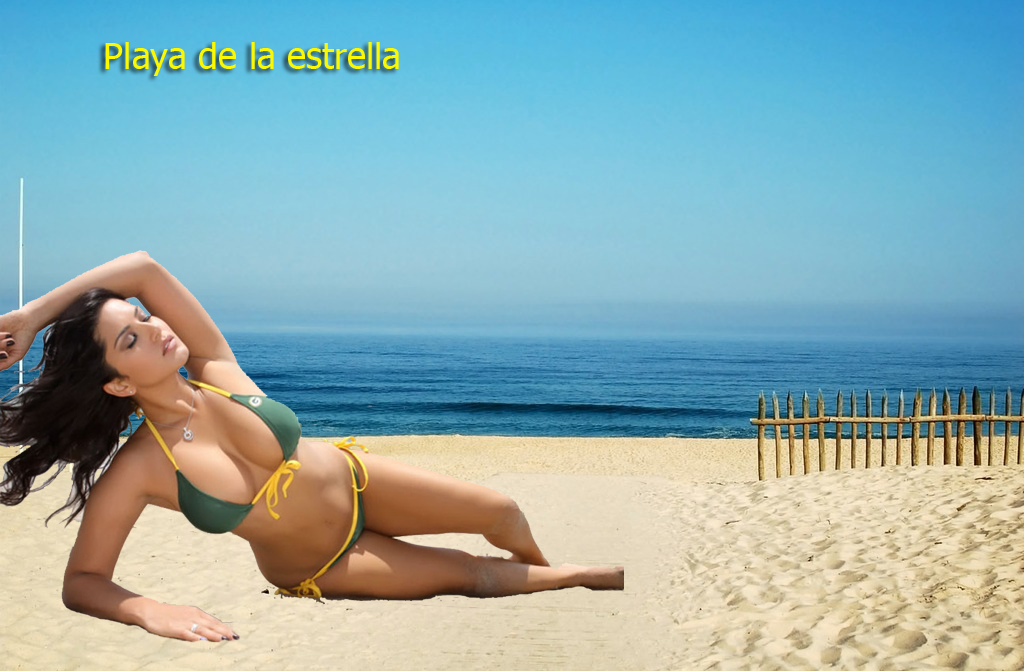
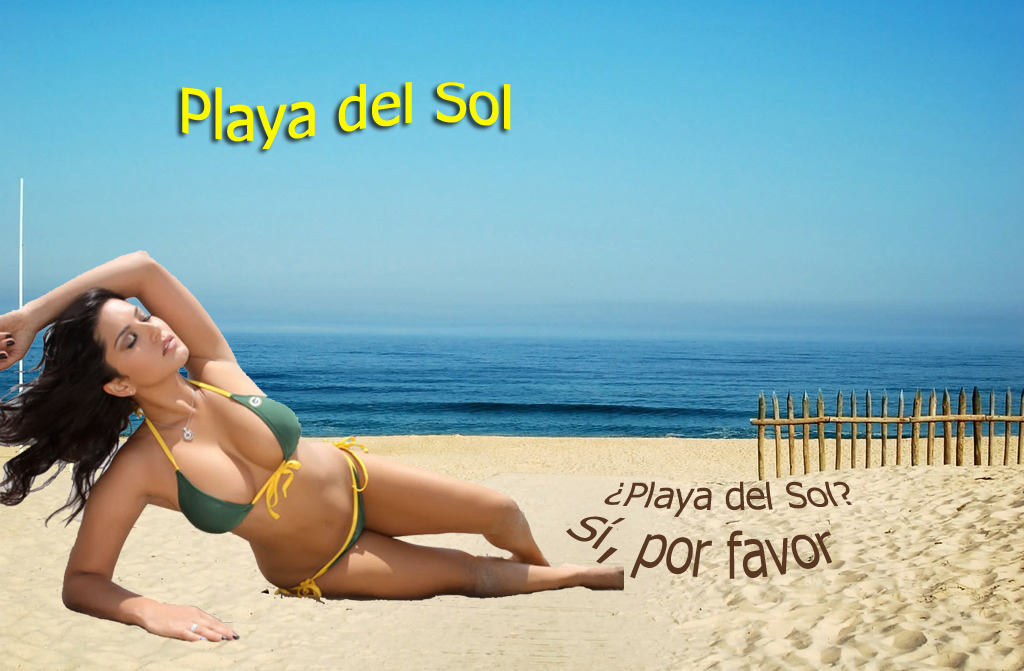
Layered file, before and after one edit (1024 x 671). Changes by layer:
renamed "Playa de la estrella" to "Playa del Sol", painted on it over [105, 42, 511, 150]
added layer "¿Playa del Sol? Sí, por favor" above "Fondo" over [566, 481, 852, 579]
